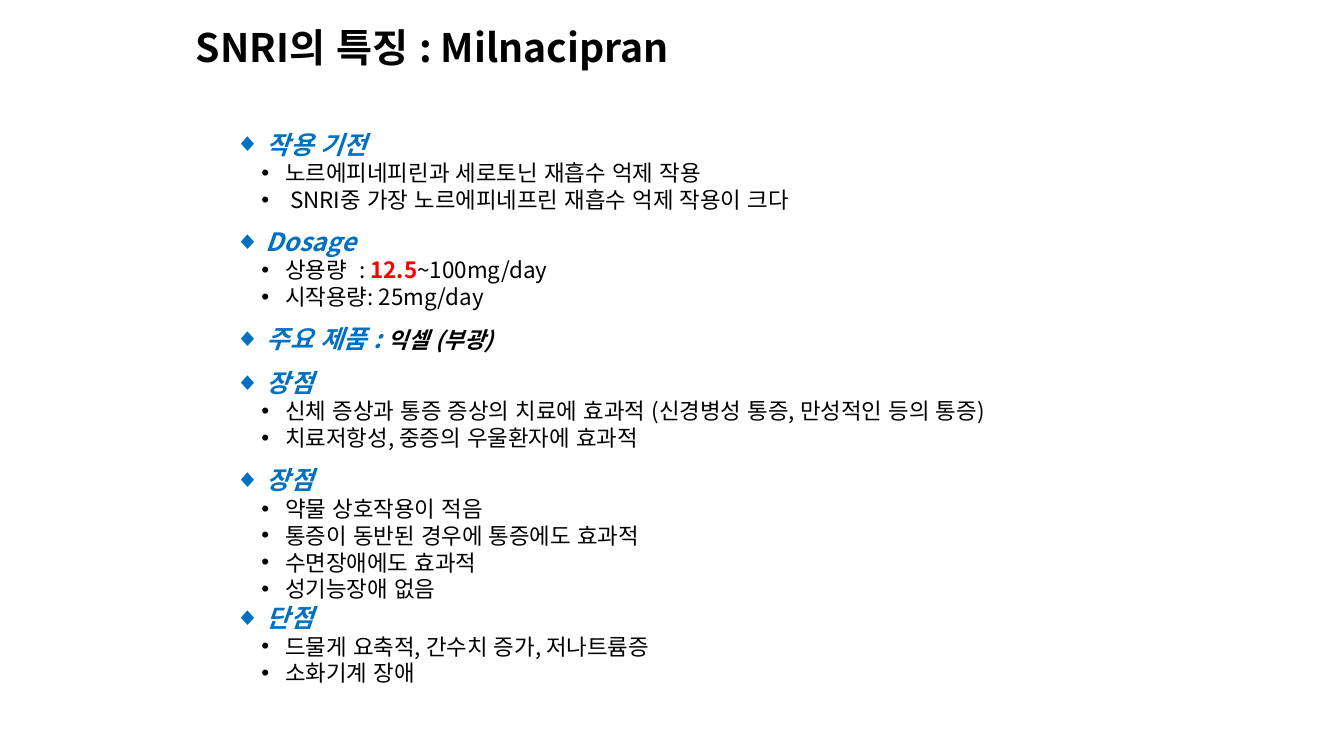
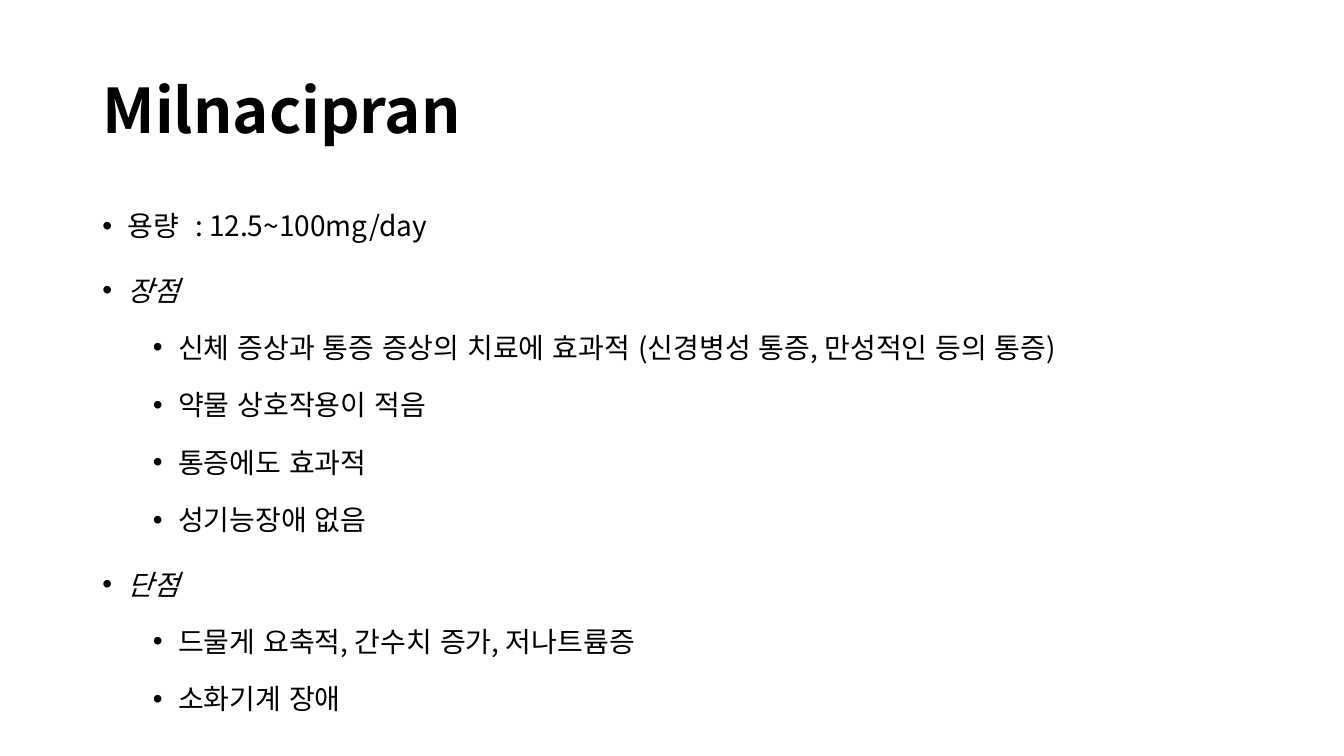
Before and after one commit to sbaram1/Presentation, a slide deck: slide 13 of 20190602_Ixel.pptx. Drawn at 1344x756 pixels with LibreOffice and Linux fonts; fonts in the diff are those of the drawing. Boxes give left, top, right and bottom in pixels: in the first picture for what was removed or moved away, otherwise in the second. Text is boxed around its words. In the diff, an @@ line names an element or a change of style, - is before the commit and + after.

```diff
--- a/20190602_Ixel.pptx
+++ b/20190602_Ixel.pptx
@@ pentagon arrow removed at <box>168,13,1178,81</box> @@
-SNRI의 특징 : Milnacipran
@@ title added at <box>102,83,460,147</box>, 44 pt, text #000000, bold @@
+Milnacipran
@@ text "용량 : 12.5~100mg/day": place and size @@
-text "용량 : 12.5~100mg/day" at <box>266,133,985,683</box>
+text "용량 : 12.5~100mg/day" at <box>128,213,1056,657</box>
@@ text at <box>128,213,427,243</box>: text changed; size 16 to 20 pt @@
-◆ 작용 기전
-  • 노르에피네피린과 세로토닌 재흡수 억제 작용
-  • SNRI중 가장 노르에피네프린 재흡수 억제 작용이 크다
-◆ Dosage
-  • 상용량 : 12.5~100mg/day
-  • 시작용량: 25mg/day
-◆ 주요 제품 : 익셀 (부광)
+• 용량 : 12.5~100mg/day
@@ text at <box>128,277,1056,657</box>: size 18 to 20 pt, text colour #0070C0 to #000000, bold off in "장점", "단점"; size 16 to 20 pt in "신체 증상과 통증 증상의 치료에 효과적 (신경병성 ...", "약물 상호작용이 적음", "성기능장애 없음", "드물게 요축적, 간수치 증가, 저나트륨증" and 1 more places; bullet ◆ to •; line spacing 1 to 1.5; more space between paragraphs; indent changed @@
@@ text at <box>178,449,366,476</box>: text changed; size 16 to 20 pt @@
-  • 통증이 동반된 경우에 통증에도 효과적
-  • 수면장애에도 효과적
+  • 통증에도 효과적
@@ text at <box>267,427,638,492</box>: paragraphs removed @@
-  • 치료저항성, 중증의 우울환자에 효과적
-◆ 장점
```
Also in this commit, not shown: 17 other slides changed.
